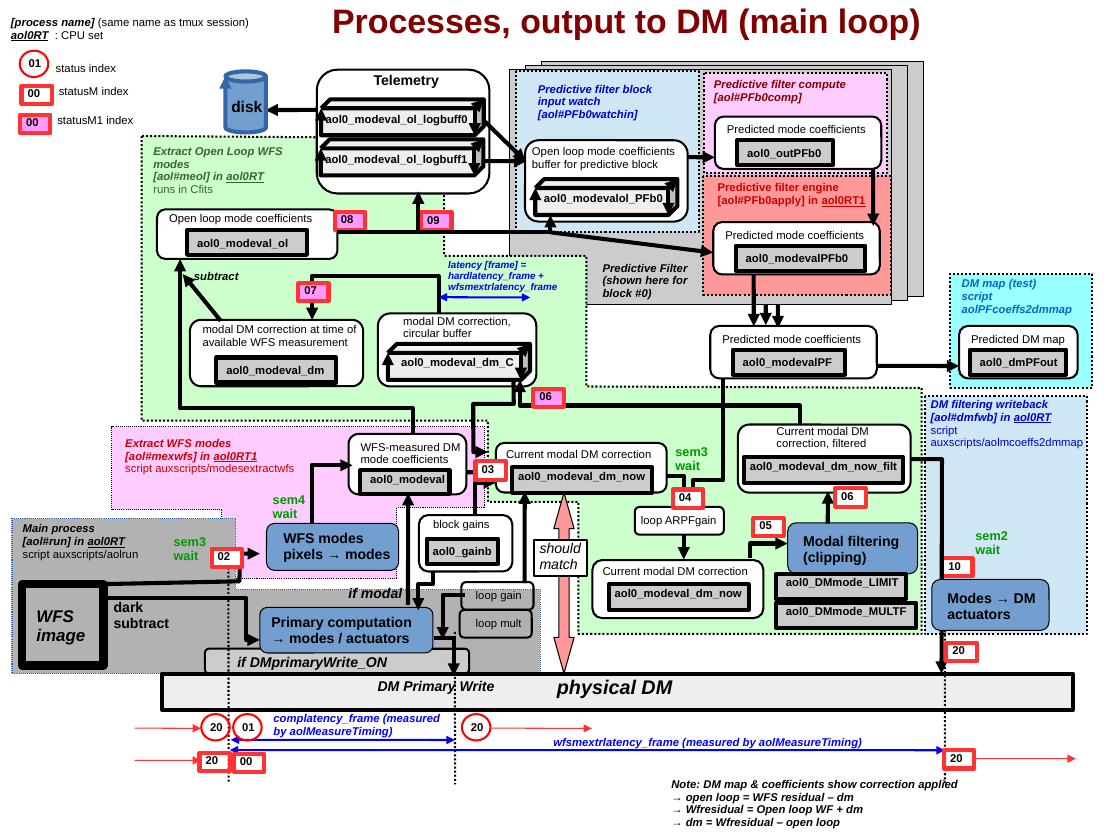
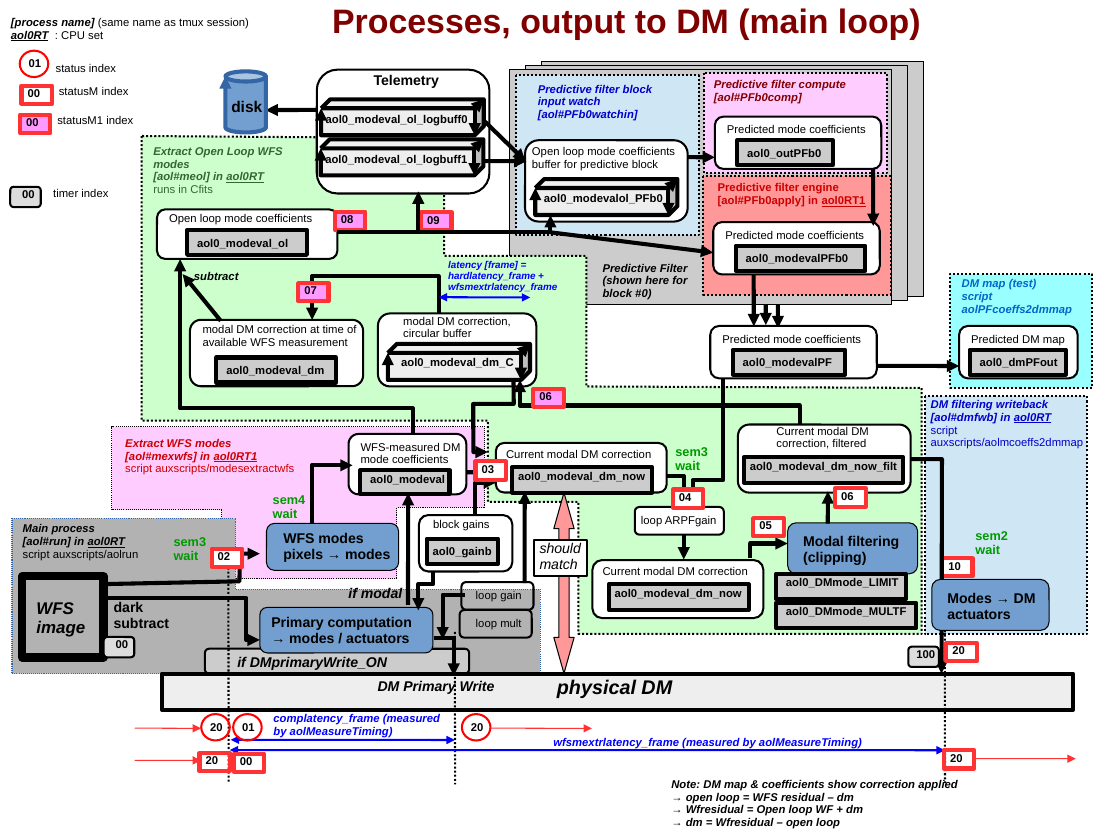
Before and after one commit to oguyon/Cfits, a slide deck: slide 7 of src/AOloopControl/doc/AOloopControl_figs.ppt. Drawn at 1120x840 pixels with LibreOffice and Linux fonts; fonts in the diff are those of the drawing. Boxes give left, top, right and bottom in pixels: in the first picture for what was removed or moved away, otherwise in the second. Text is boxed around its words. In the diff, an @@ line names an element or a change of style, - is before the commit and + after.

```diff
--- a/src/AOloopControl/doc/AOloopControl_figs.ppt
+++ b/src/AOloopControl/doc/AOloopControl_figs.ppt
@@ freeform shape: place and size @@
-freeform shape at [516,71,699,232]
+freeform shape at [516,75,699,236]
@@ rounded rectangle added at [10,187,41,207], fill #DDDDDD, outline #000000 1.45 pt @@
@@ text added at [22,190,35,198], 8 pt, text #000000, bold @@
+00
@@ text added at [53,188,108,197], 8 pt, text #000000 @@
+timer index
@@ rectangle: place and size @@
-rectangle at [22,584,104,666]
+rectangle at [22,576,104,658]
@@ text "WFS image": place and size @@
-text "WFS image" at [36,610,85,645]
+text "WFS image" at [36,602,85,637]
@@ rounded rectangle added at [104,637,134,658], fill #DDDDDD, outline #000000 1.45 pt @@
@@ text added at [116,640,129,648], 8 pt, text #000000, bold @@
+00
@@ rounded rectangle added at [909,646,939,667], fill #DDDDDD, outline #000000 1.45 pt @@
@@ text added at [915,647,934,658], 8 pt, text #000000, bold @@
+100
@@ text added at [916,650,935,658], 8 pt, text #000000, bold @@
+100
```
Also in this commit, not shown: 2 other slides changed.
